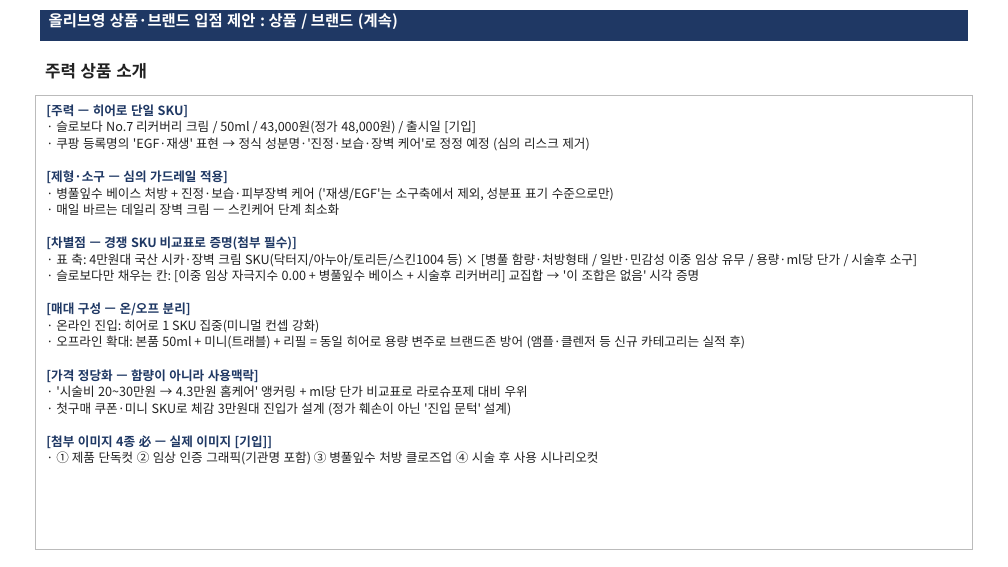
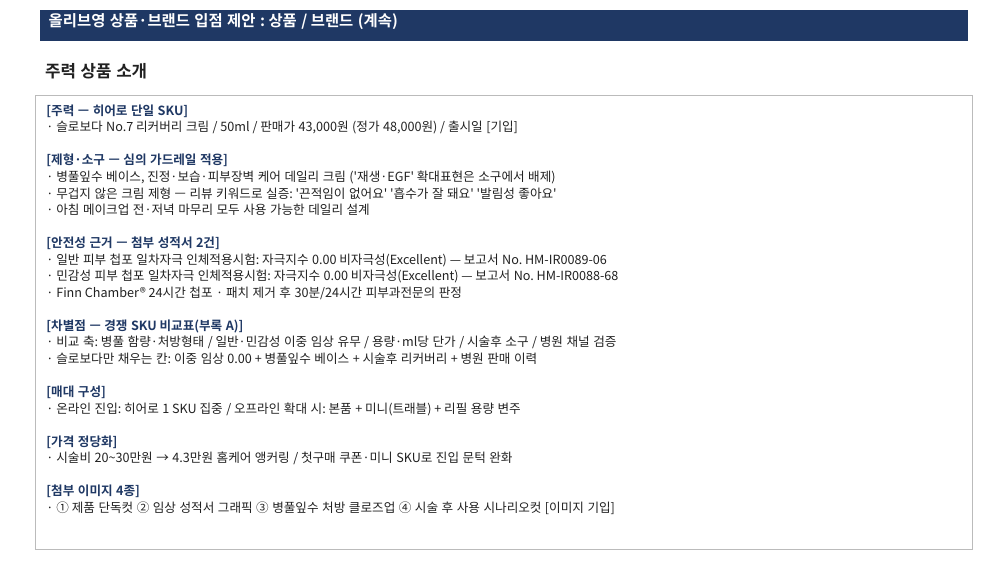
Before and after one commit to terrypark2003/sloboda-marketing, a slide deck: slide 4 of olive_young_proposal_SLOBODA.pptx. Drawn at 1008x567 pixels with LibreOffice and Linux fonts; fonts in the diff are those of the drawing. Boxes give left, top, right and bottom in pixels: in the first picture for what was removed or moved away, otherwise in the second. Text is boxed around its words. In the diff, an @@ line names an element or a change of style, - is before the commit and + after.

```diff
--- a/olive_young_proposal_SLOBODA.pptx
+++ b/olive_young_proposal_SLOBODA.pptx
@@ text in rectangle at [56,120,518,134]: text changed @@
-· 슬로보다 No.7 리커버리 크림 / 50ml / 43,000원(정가 48,000원) / 출시일 [기입]
-· 쿠팡 등록명의 'EGF·재생' 표현 → 정식 성분명·'진정·보습·장벽 케어'로 정정 예정 (심의 리스크 제거)
+· 슬로보다 No.7 리커버리 크림 / 50ml / 판매가 43,000원 (정가 48,000원) / 출시일 [기입]
@@ text in rectangle at [46,170,619,514]: text changed @@
-· 병풀잎수 베이스 처방 + 진정·보습·피부장벽 케어 ('재생/EGF'는 소구축에서 제외, 성분표 표기 수준으로만)
-· 매일 바르는 데일리 장벽 크림 — 스킨케어 단계 최소화
-[차별점 — 경쟁 SKU 비교표로 증명(첨부 필수)]
-· 표 축: 4만원대 국산 시카·장벽 크림 SKU(닥터지/아누아/토리든/스킨1004 등) × [병풀 함량·처방형태 / 일반·민감성 이중 임상 유무 / 용량·ml당 단가 / 시술후 소구]
-· 슬로보다만 채우는 칸: [이중 임상 자극지수 0.00 + 병풀잎수 베이스 + 시술후 리커버리] 교집합 → '이 조합은 없음' 시각 증명
-[매대 구성 — 온/오프 분리]
-· 온라인 진입: 히어로 1 SKU 집중(미니멀 컨셉 강화)
-· 오프라인 확대: 본품 50ml + 미니(트래블) + 리필 = 동일 히어로 용량 변주로 브랜드존 방어 (앰플·클렌저 등 신규 카테고리는 실적 후)
-[가격 정당화 — 함량이 아니라 사용맥락]
-· '시술비 20~30만원 → 4.3만원 홈케어' 앵커링 + ml당 단가 비교표로 라로슈포제 대비 우위
-· 첫구매 쿠폰·미니 SKU로 체감 3만원대 진입가 설계 (정가 훼손이 아닌 '진입 문턱' 설계)
-[첨부 이미지 4종 必 — 실제 이미지 [기입]]
-· ① 제품 단독컷 ② 임상 인증 그래픽(기관명 포함) ③ 병풀잎수 처방 클로즈업 ④ 시술 후 사용 시나리오컷
+· 병풀잎수 베이스, 진정·보습·피부장벽 케어 데일리 크림 ('재생·EGF' 확대표현은 소구에서 배제)
+· 무겁지 않은 크림 제형 — 리뷰 키워드로 실증: '끈적임이 없어요' '흡수가 잘 돼요' '발림성 좋아요'
+· 아침 메이크업 전·저녁 마무리 모두 사용 가능한 데일리 설계
+[안전성 근거 — 첨부 성적서 2건]
+· 일반 피부 첩포 일차자극 인체적용시험: 자극지수 0.00 비자극성(Excellent) — 보고서 No. HM-IR0089-06
+· 민감성 피부 첩포 일차자극 인체적용시험: 자극지수 0.00 비자극성(Excellent) — 보고서 No. HM-IR0088-68
+· Finn Chamber® 24시간 첩포 · 패치 제거 후 30분/24시간 피부과전문의 판정
+[차별점 — 경쟁 SKU 비교표(부록 A)]
+· 비교 축: 병풀 함량·처방형태 / 일반·민감성 이중 임상 유무 / 용량·ml당 단가 / 시술후 소구 / 병원 채널 검증
+· 슬로보다만 채우는 칸: 이중 임상 0.00 + 병풀잎수 베이스 + 시술후 리커버리 + 병원 판매 이력
+[매대 구성]
+· 온라인 진입: 히어로 1 SKU 집중 / 오프라인 확대 시: 본품 + 미니(트래블) + 리필 용량 변주
+[가격 정당화]
+· 시술비 20~30만원 → 4.3만원 홈케어 앵커링 / 첫구매 쿠폰·미니 SKU로 진입 문턱 완화
+[첨부 이미지 4종]
+· ① 제품 단독컷 ② 임상 성적서 그래픽 ③ 병풀잎수 처방 클로즈업 ④ 시술 후 사용 시나리오컷 [이미지 기입]
```
Also in this commit, not shown: 6 other slides changed, 1 other file.
